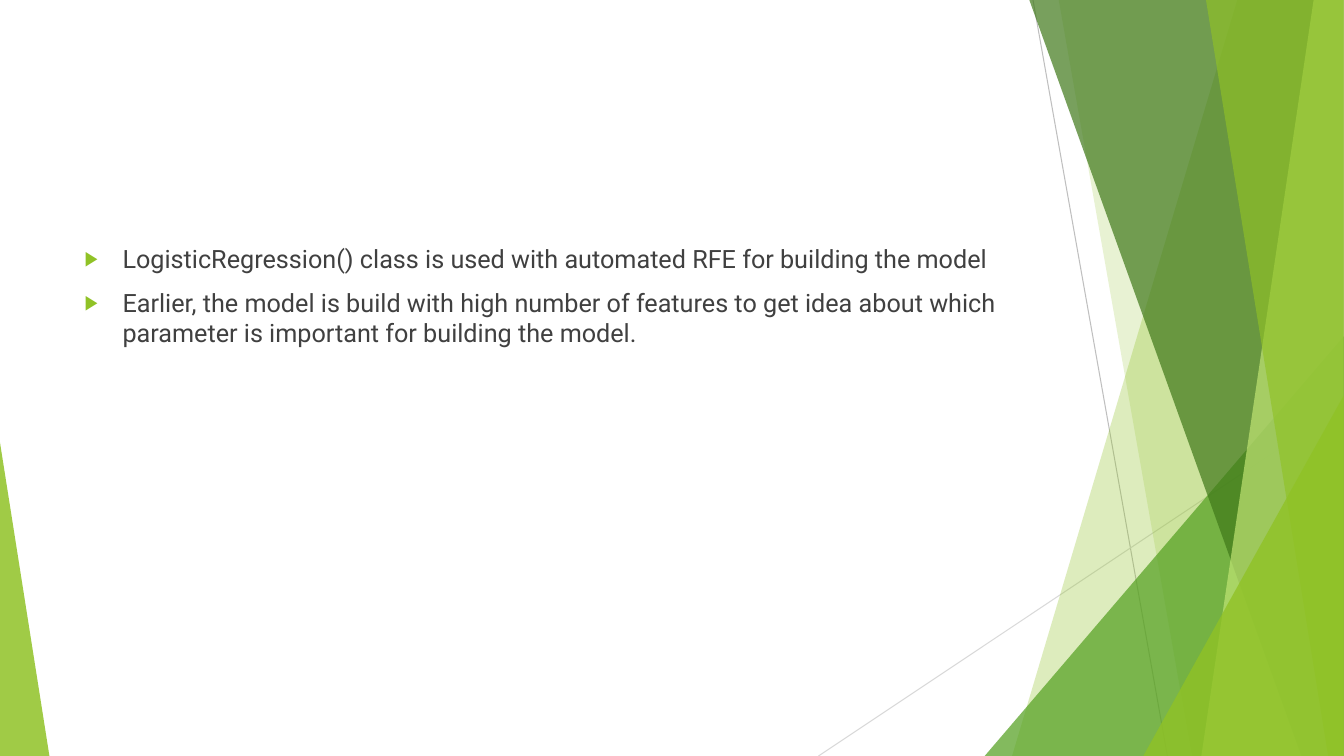
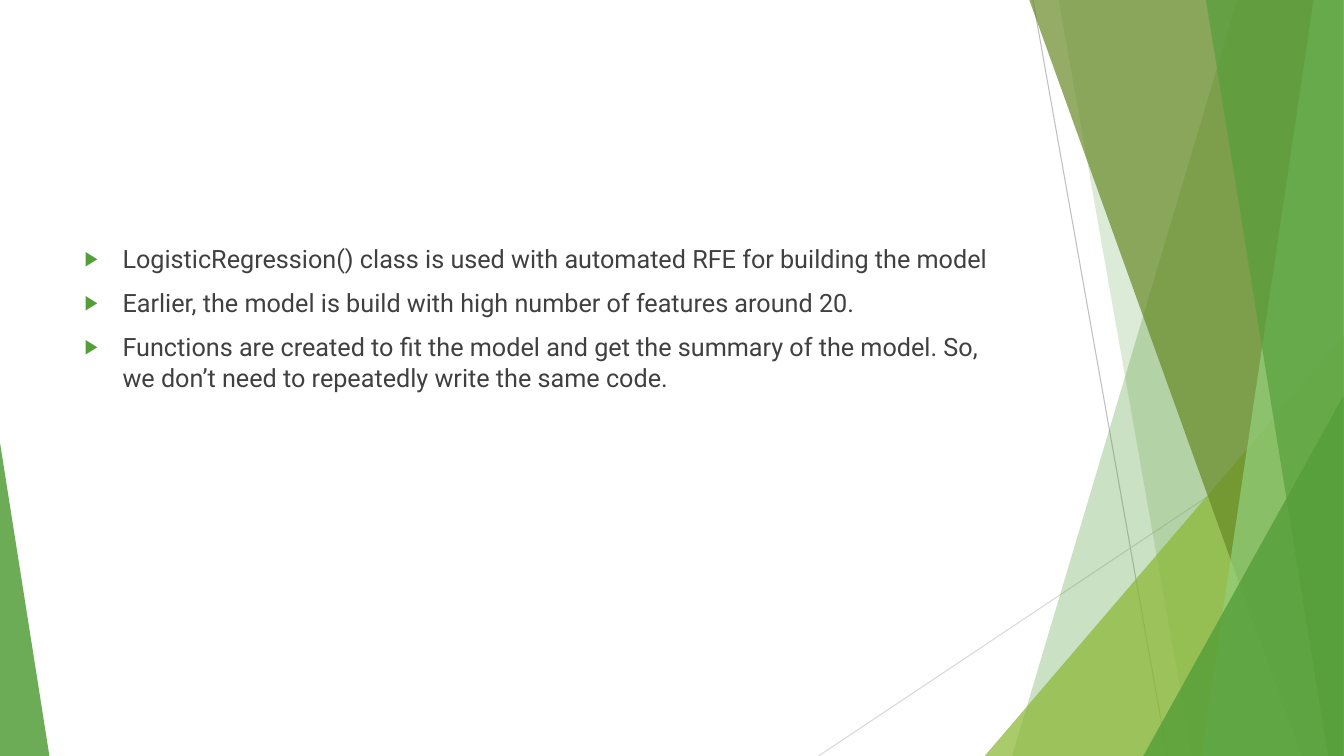
Before and after one commit to VasuMavani/Lead-Scoring, a slide deck: slide 67 of Lead Scoring Case Study.pptx. Drawn at 1344x756 pixels with LibreOffice and Linux fonts; fonts in the diff are those of the drawing. Boxes give left, top, right and bottom in pixels: in the first picture for what was removed or moved away, otherwise in the second. Text is boxed around its words. In the diff, an @@ line names an element or a change of style, - is before the commit and + after.

```diff
--- a/Lead Scoring Case Study.pptx
+++ b/Lead Scoring Case Study.pptx
@@ freeform shape at (x1=1012, y1=0, x2=1344, y2=756): fill #90C226 at 30% opacity to #549E39 at 30% opacity @@
@@ freeform shape at (x1=1029, y1=0, x2=1344, y2=756): fill #3F7819 at 70% opacity to #678A26 at 70% opacity @@
@@ freeform shape at (x1=1059, y1=0, x2=1344, y2=756): fill #90C226 at 20% opacity to #549E39 at 20% opacity @@
@@ freeform shape at (x1=1202, y1=0, x2=1344, y2=756): fill #C0E474 at 70% opacity to #93D07D at 70% opacity @@
@@ freeform shape at (x1=1206, y1=0, x2=1344, y2=756): fill #90C226 at 65% opacity to #549E39 at 65% opacity @@
@@ text at (x1=123, y1=293, x2=977, y2=393): text changed @@
-▶ Earlier, the model is build with high number of features to get idea about which parameter is important for building the model.
+▶ Earlier, the model is build with high number of features around 20.
+▶ Functions are created to fit the model and get the summary of the model. So, we don’t need to repeatedly write the same code.
@@ triangle at (x1=985, y1=336, x2=1344, y2=756): fill #54A021 at 72% opacity to #8AB833 at 72% opacity @@
@@ triangle at (x1=1143, y1=396, x2=1344, y2=756): fill #90C226 at 80% opacity to #549E39 at 80% opacity @@
@@ triangle at (x1=0, y1=443, x2=49, y2=756): fill #90C226 at 85% opacity to #549E39 at 85% opacity @@
```
Also in this commit, not shown: 87 other slides changed.
